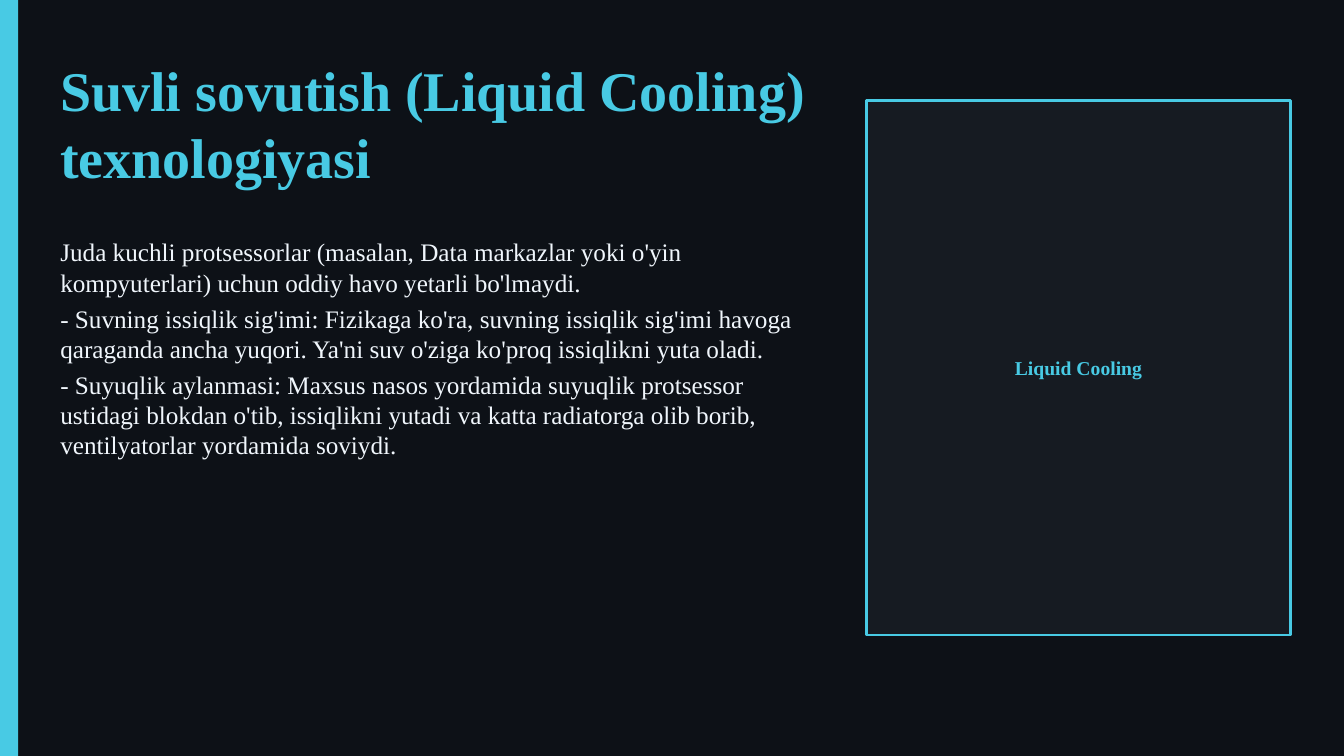
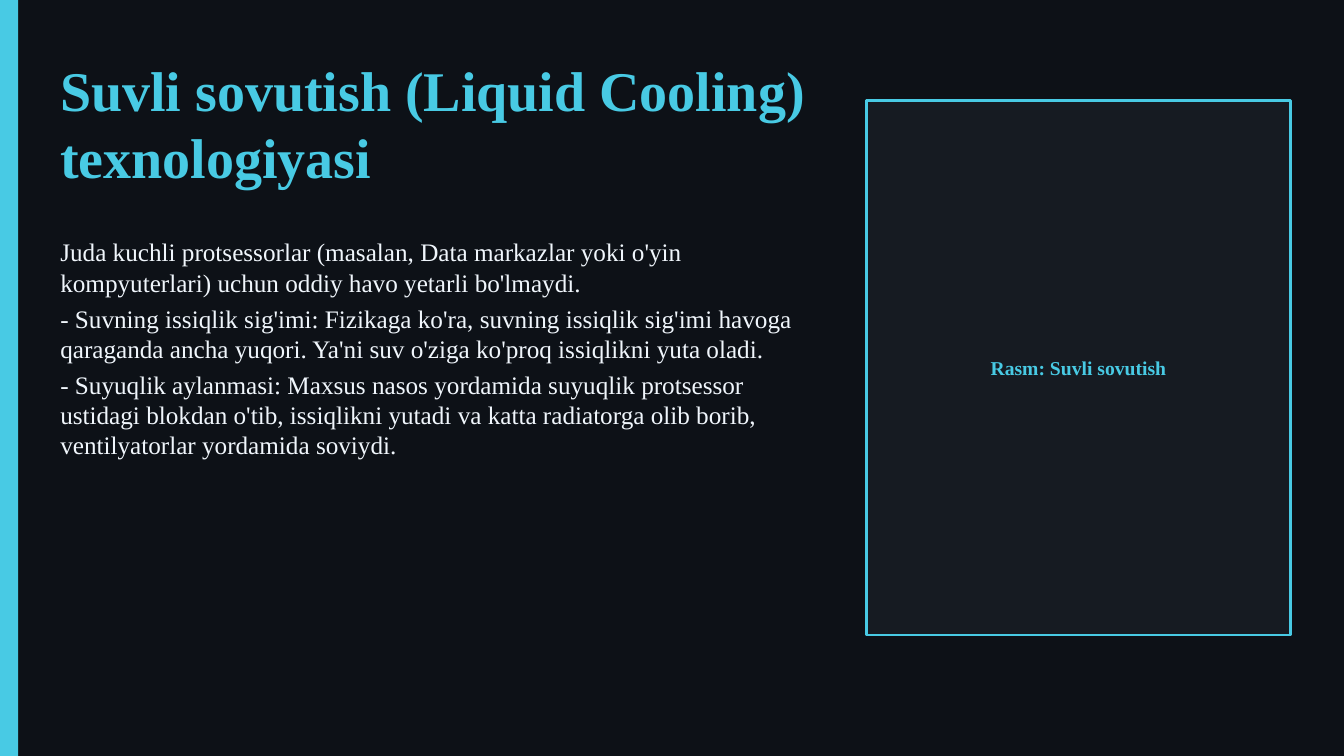
Before and after one commit to dasturland/kerak_taqdimot, a slide deck: slide 8 of taqdimot.pptx. Drawn at 1344x756 pixels with LibreOffice and Linux fonts; fonts in the diff are those of the drawing. Boxes give left, top, right and bottom in pixels: in the first picture for what was removed or moved away, otherwise in the second. Text is boxed around its words. In the diff, an @@ line names an element or a change of style, - is before the commit and + after.

```diff
--- a/taqdimot.pptx
+++ b/taqdimot.pptx
@@ text in rectangle at [991, 361, 1166, 376]: text changed @@
-Liquid Cooling
+Rasm: Suvli sovutish
```
Also in this commit, not shown: 9 other slides changed, 3 other files.
